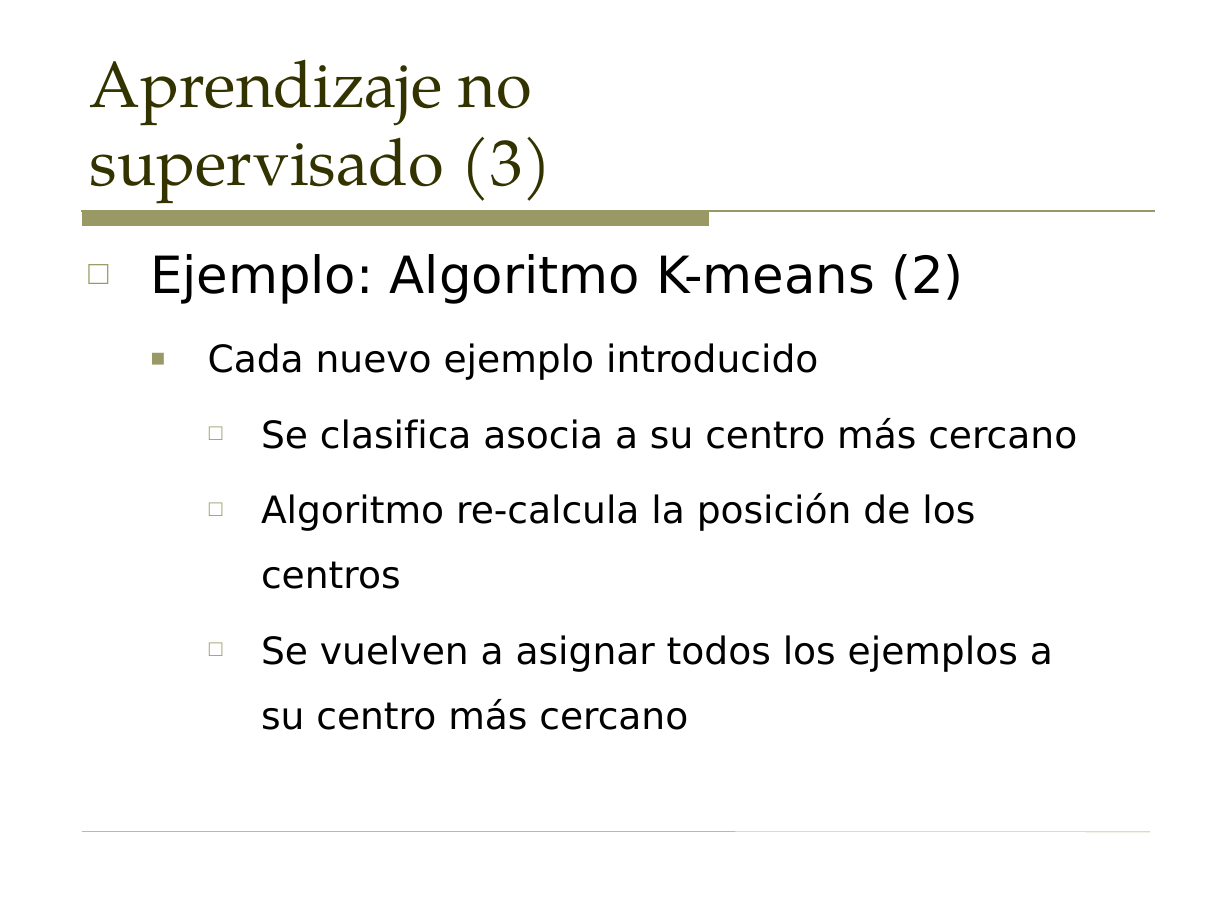
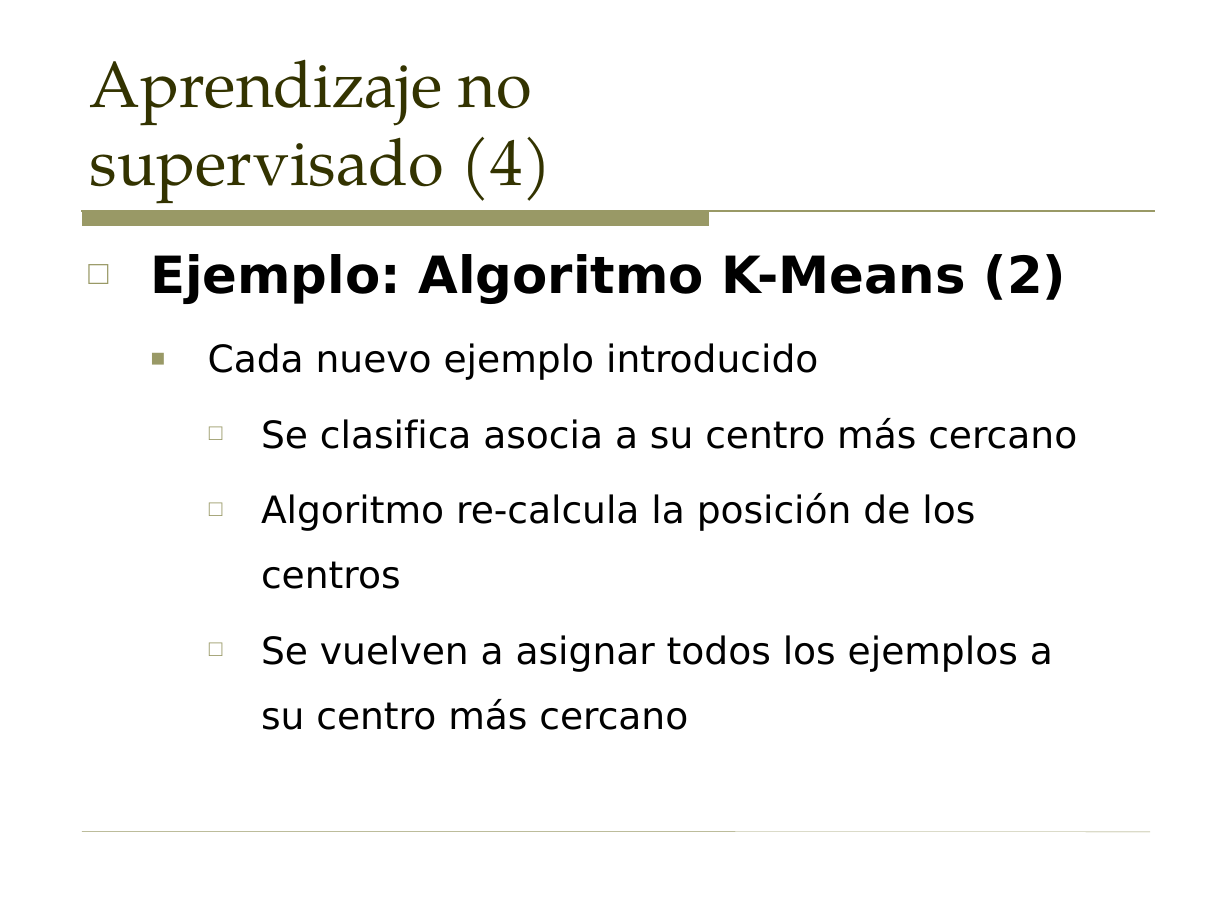
Before and after one commit to sergarb1/TallerAprendizajeAutomaticoPython, a slide deck: slide 34 of Taller - Introduccion al aprendizaje automatico (Supervisado y no supervisado).odp (slide 33 before the commit). Drawn at 1232x924 pixels with LibreOffice and Linux fonts; fonts in the diff are those of the drawing. Boxes give left, top, right and bottom in pixels: in the first picture for what was removed or moved away, otherwise in the second. Text is boxed around its words. In the diff, an @@ line names an element or a change of style, - is before the commit and + after.

```diff
--- a/Taller - Introduccion al aprendizaje automatico (Supervisado y no supervisado).odp
+++ b/Taller - Introduccion al aprendizaje automatico (Supervisado y no supervisado).odp
@@ title at (89, 59, 553, 204): text changed @@
-Aprendizaje no
-supervisado (3)
+Aprendizaje no
+supervisado (4)
@@ text at (150, 254, 1067, 304): text changed; bold on @@
-□ Ejemplo: Algoritmo K-means (2)
+□ Ejemplo: Algoritmo K-Means (2)
```
Also in this commit, not shown: 8 other slides changed, 1 slide added, 11 other files.
